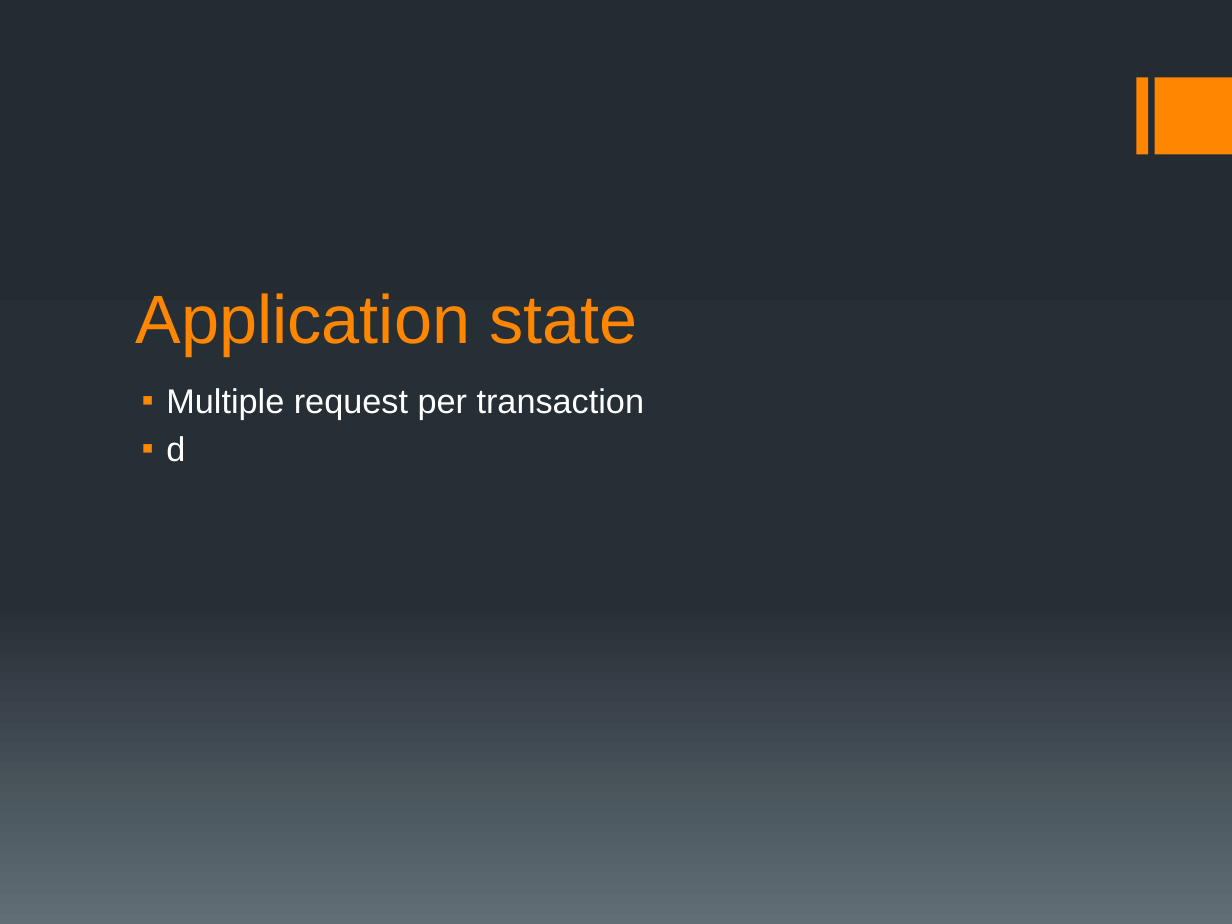
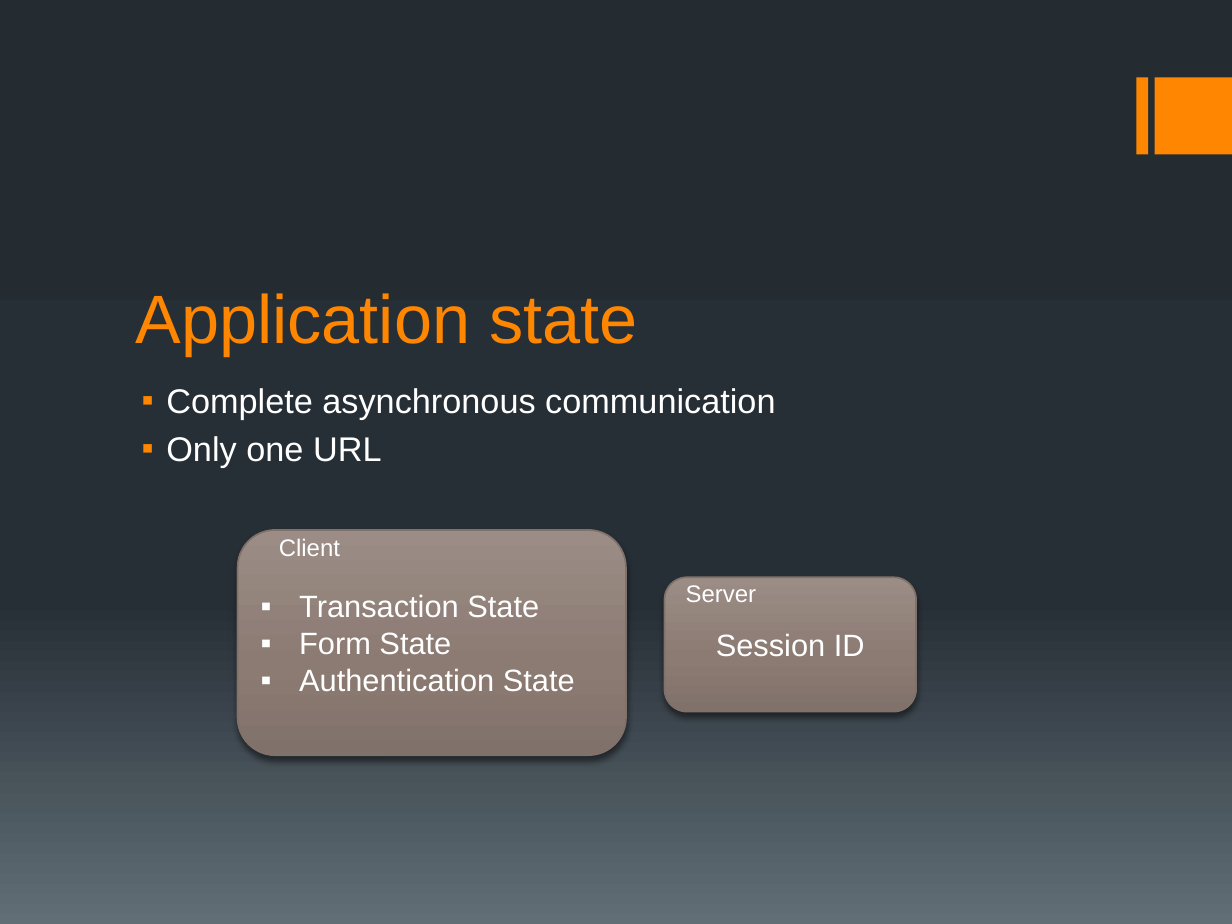
Before and after one commit to fleupold/odataerp, a slide deck: slide 6 of presentation/ODataERP II.pptx. Drawn at 1232x924 pixels with LibreOffice and Linux fonts; fonts in the diff are those of the drawing. Boxes give left, top, right and bottom in pixels: in the first picture for what was removed or moved away, otherwise in the second. Text is boxed around its words. In the diff, an @@ line names an element or a change of style, - is before the commit and + after.

```diff
--- a/presentation/ODataERP II.pptx
+++ b/presentation/ODataERP II.pptx
@@ text at (166, 388, 775, 468): text changed @@
-▪ Multiple request per transaction
-▪ d
+▪ Complete asynchronous communication
+▪ Only one URL
@@ rounded rectangle added at (238, 530, 626, 755), fill gradient #9B8C86 to #8D7C74 to #80716A, outline #80716A 1 pt, 18 pt, text #FFFFFF @@
+▪ Transaction State
+▪ Form State
+▪ Authentication State
@@ text added at (279, 538, 340, 556), 14 pt, text #FFFFFF @@
+Client
@@ rounded rectangle added at (664, 578, 915, 712), fill gradient #9B8C86 to #8D7C74 to #80716A, outline #80716A 1 pt, 18 pt, text #FFFFFF @@
+Session ID
@@ text added at (686, 585, 757, 602), 14 pt, text #FFFFFF @@
+Server
```
Also in this commit, not shown: 7 other slides changed, 1 slide added, 1 slide removed, 2 other files.
